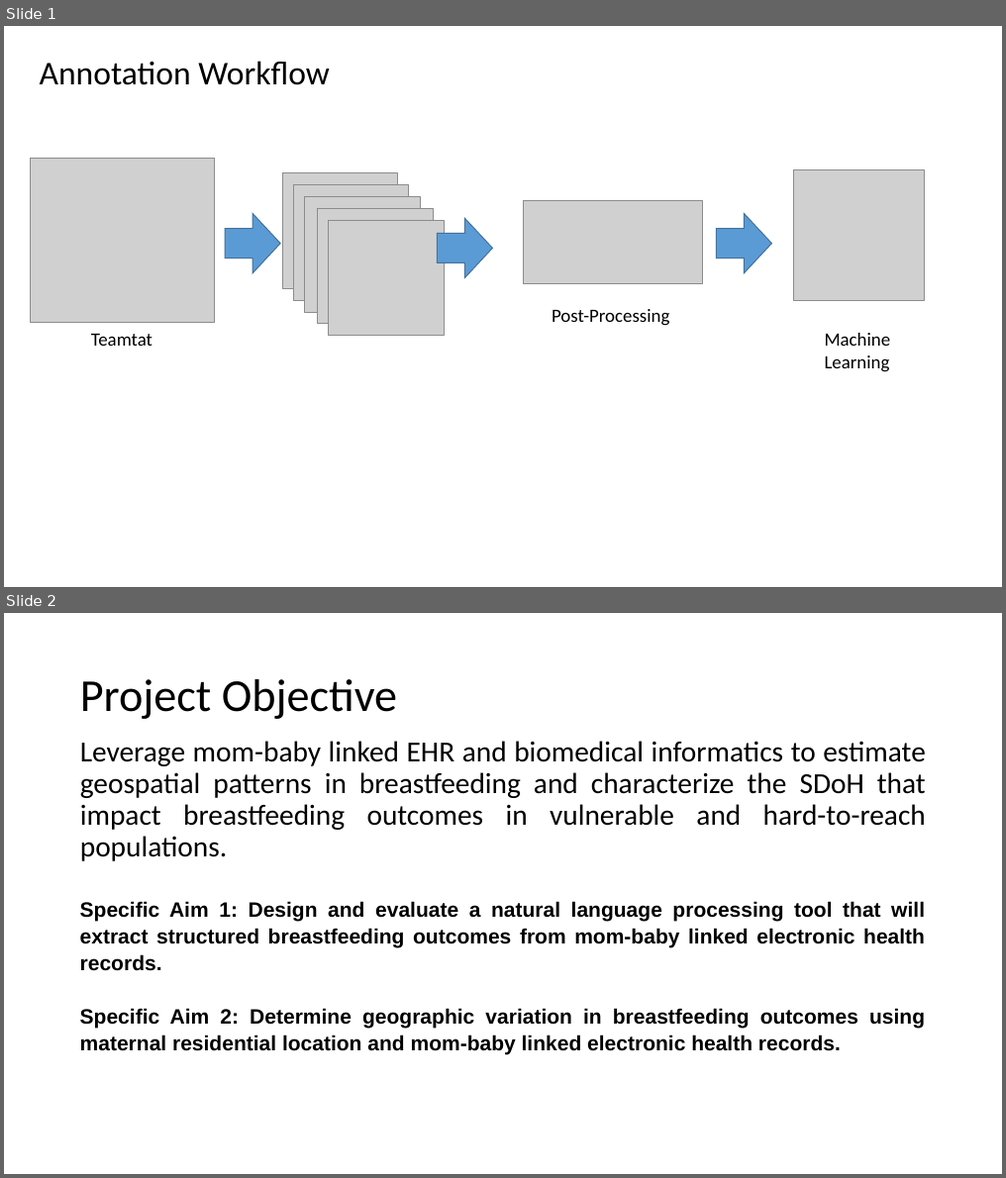
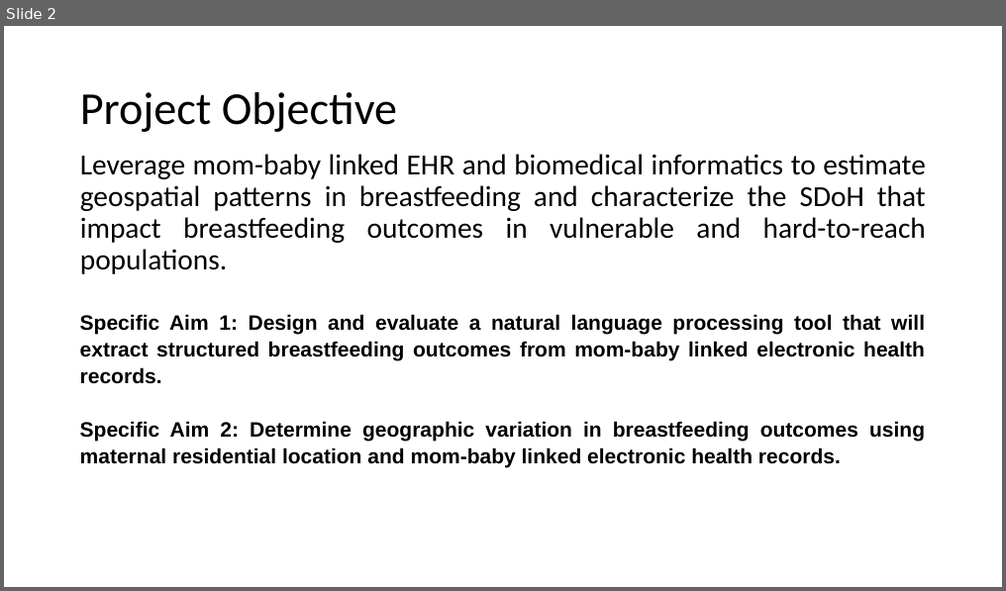
Before and after one commit to lemaslab/ehr-database, a slide deck: presentation/overview.pptx. Shown one above the other, each under a label of ours: slides 1 and 2 before the commit, slide 2 after it. The pictures are 1006x1178 and 1006x591 pixels, drawn with LibreOffice and Linux fonts; fonts in the diff are those of the drawing; grey boxes stand for pictures. Boxes give left, top, right and bottom in pixels: in the first picture for what was removed or moved away, otherwise in the second. Text is boxed around its words. In the diff, an @@ line names an element or a change of style, - is before the commit and + after.

Commit message:
revise workflow image

```diff
--- a/presentation/overview.pptx
+++ b/presentation/overview.pptx
@@ slide 1 removed at (4, 26, 1002, 587), background #FFFFFF @@
@@ title removed at (40, 61, 330, 85) @@
-Annotation Workflow
@@ picture removed at (30, 158, 214, 322) @@
@@ picture removed at (282, 174, 398, 288) @@
@@ picture removed at (793, 170, 924, 301) @@
@@ picture removed at (293, 184, 408, 300) @@
@@ picture removed at (304, 196, 420, 312) @@
@@ picture removed at (523, 200, 703, 284) @@
@@ right arrow removed at (225, 214, 280, 274) @@
@@ picture removed at (318, 209, 433, 324) @@
@@ picture removed at (328, 220, 444, 335) @@
@@ right arrow removed at (438, 218, 493, 278) @@
@@ right arrow removed at (717, 214, 772, 274) @@
@@ text removed at (551, 309, 669, 326) @@
-Post-Processing
@@ text removed at (91, 334, 152, 346) @@
-Teamtat
@@ text removed at (825, 333, 891, 372) @@
-Machine Learning
```
Also in this commit, not shown: 1 slide added, 1 other file.
